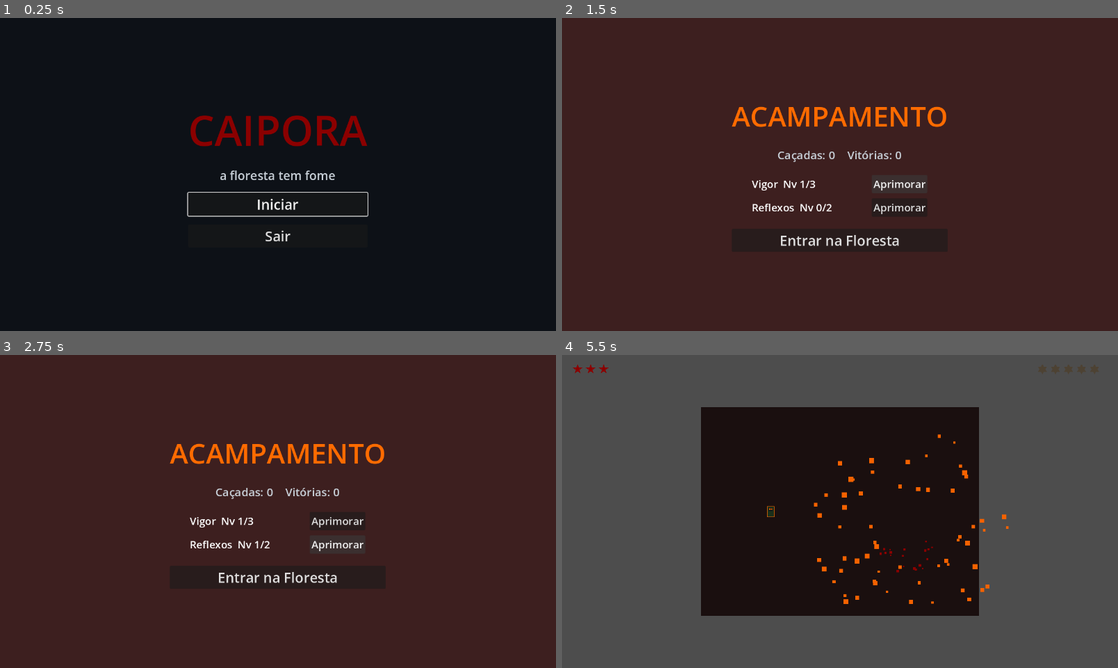
Above: before the commit, frames 1-4 (two rows, left to right).
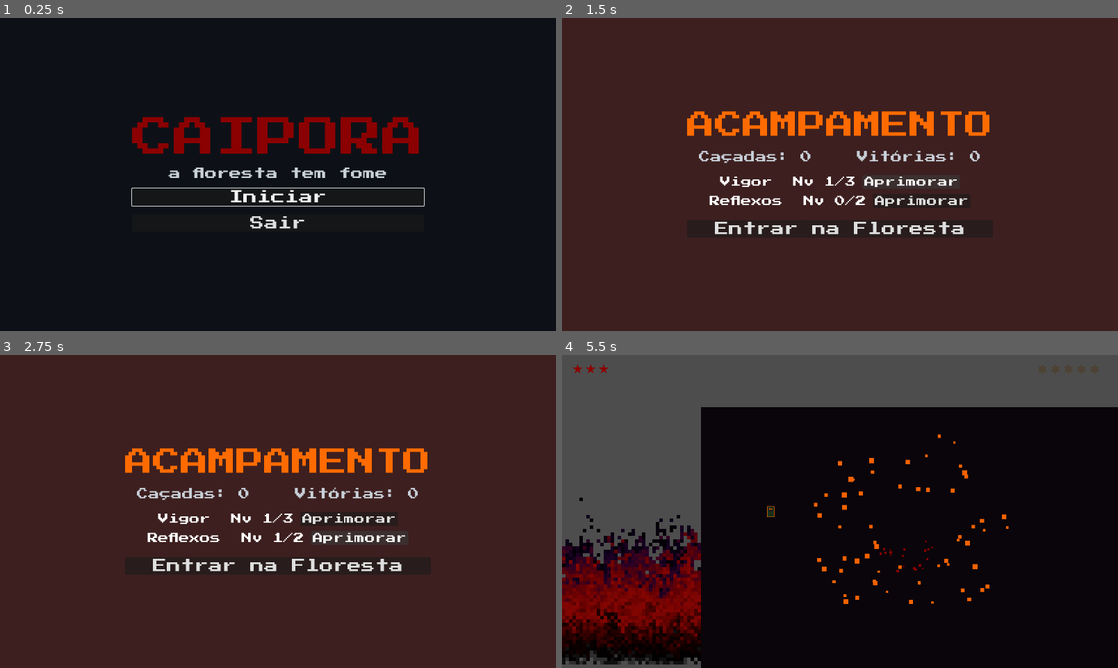
Above: after the commit, the same moments.

Repository: baltazarparra/darkgrid
Game: Godot game, scene res://scenes/ui/main_menu.tscn
Same seed, same stepped clock (60 frames per second), same inputs: the game is played once before the commit and once after it.
Inputs (mouse positions are in pixels of both pictures, inside the frame that each line leads up to):
- Up to frame 1 (0.25 s): no input
- Up to frame 2 (1.5 s): click "Iniciar" at 0.5 s; click "Aprimorar" at 1.25 s
- Up to frame 3 (2.75 s): click "Aprimorar" at 2 s
- Up to frame 4 (5.5 s): click "Entrar na Floresta" at 2.75 s; tap Enter (ui_accept) at 3.5, 3.77 s; move the mouse to (962, 495) at 3.52 s; hold Right (ui_right) 3.53-4.25 s; hold Shift 3.53-4.25 s; click (962, 495) at 3.67 s; drag from (728, 527) to (812, 574) at 4.27 s; move the mouse to (895, 442) at 5.02 s; hold Right (ui_right) from 5.03 s (still down); tap Ctrl at 5.1 s

The runs differ from the first frame. In frame 1, 5.0% of the frame differs, in the area x 23-77%, y 31-72%; in frame 2, 5.7%; in frame 3, 5.7%; in frame 4, 39%, in the area x 0-100%, y 16-100%.

Commit message:
feat(visual): fogo doom dark + fonte Press Start 2P (8-bit)
- DoomFire (CanvasLayer, layer=-10): simulação doom-fire 160x90 com paleta
  dark purple→crimson→vermelho sangue→preto, escala 8x para 1280x720
- Fundo arena: preto-roxo escuro full-viewport (1280x720)
- Press Start 2P TTF: fonte pixel 8-bit como tema padrão do projeto
  (aplicada globalmente via project.godot gui/theme/custom)
- Tamanho padrão: 8px

Co-Authored-By: Claude Sonnet 4.6 <noreply@anthropic.com>

Diff:
--- /dev/null
+++ b/assets/fonts/theme.tres
@@ -0,0 +1,7 @@
+[gd_resource type="Theme" load_steps=2 format=3 uid="uid://rfhfxkbr1uq1n"]
+
+[ext_resource type="FontFile" uid="uid://dm4pk1kopq2kt" path="res://assets/fonts/PressStart2P.ttf" id="1_font"]
+
+[resource]
+default_font = ExtResource("1_font")
+default_font_size = 8
--- a/project.godot
+++ b/project.godot
@@ -31,6 +31,10 @@
 window/size/viewport_width=1280
 window/size/viewport_height=720
 
+[gui]
+
+theme/custom="res://assets/fonts/theme.tres"
+
 [rendering]
 
 renderer/rendering_method="gl_compatibility"
--- a/scenes/arena/arena.tscn
+++ b/scenes/arena/arena.tscn
@@ -1,5 +1,6 @@
-[gd_scene load_steps=15 format=3 uid="uid://arena_main"]
+[gd_scene load_steps=16 format=3 uid="uid://arena_main"]
 
+[ext_resource type="Script" path="res://scripts/ui/doom_fire.gd" id="15_fire"]
 [ext_resource type="Script" path="res://scripts/arena/arena_manager.gd" id="1_manager"]
 [ext_resource type="PackedScene" path="res://scenes/ui/hud.tscn" id="14_hud"]
 [ext_resource type="PackedScene" path="res://scenes/arena/caipora_combat.tscn" id="2_caipora"]
@@ -20,10 +21,13 @@
 caipora_combat_scene = ExtResource("2_caipora")
 enemy_scene = ExtResource("3_criatura")
 
+[node name="DoomFire" type="CanvasLayer" parent="."]
+script = ExtResource("15_fire")
+
 [node name="Background" type="ColorRect" parent="."]
-offset_right = 640.0
-offset_bottom = 480.0
-color = Color(0.102, 0.059, 0.059, 1)
+offset_right = 1280.0
+offset_bottom = 720.0
+color = Color(0.04, 0.02, 0.04, 1)
 
 [node name="Camera2D" type="Camera2D" parent="."]
 position = Vector2(320, 240)
--- /dev/null
+++ b/scripts/ui/doom_fire.gd
@@ -0,0 +1,97 @@
+class_name DoomFire
+extends CanvasLayer
+
+# ─── Constants ─────────────────────────────────────
+const COLS: int = 160
+const ROWS: int = 90
+const SCALE: int = 8
+
+# Dark doom fire: preto transparente → roxo escuro → carmesim → vermelho sangue
+const PALETTE: Array[Color] = [
+	Color(0.00, 0.00, 0.00, 0.00),
+	Color(0.01, 0.00, 0.02, 1.00),
+	Color(0.03, 0.00, 0.05, 1.00),
+	Color(0.05, 0.00, 0.09, 1.00),
+	Color(0.08, 0.00, 0.12, 1.00),
+	Color(0.11, 0.00, 0.14, 1.00),
+	Color(0.15, 0.00, 0.14, 1.00),
+	Color(0.19, 0.00, 0.13, 1.00),
+	Color(0.23, 0.00, 0.11, 1.00),
+	Color(0.27, 0.00, 0.08, 1.00),
+	Color(0.31, 0.00, 0.06, 1.00),
+	Color(0.35, 0.00, 0.04, 1.00),
+	Color(0.38, 0.00, 0.02, 1.00),
+	Color(0.41, 0.00, 0.01, 1.00),
+	Color(0.43, 0.01, 0.01, 1.00),
+	Color(0.45, 0.01, 0.01, 1.00),
+	Color(0.47, 0.01, 0.01, 1.00),
+	Color(0.49, 0.02, 0.01, 1.00),
+	Color(0.51, 0.02, 0.01, 1.00),
+	Color(0.52, 0.02, 0.01, 1.00),
+	Color(0.50, 0.02, 0.01, 1.00),
+	Color(0.46, 0.02, 0.01, 1.00),
+	Color(0.41, 0.01, 0.00, 1.00),
+	Color(0.36, 0.01, 0.00, 1.00),
+	Color(0.31, 0.01, 0.00, 1.00),
+	Color(0.26, 0.00, 0.00, 1.00),
+	Color(0.21, 0.00, 0.00, 1.00),
+	Color(0.17, 0.00, 0.00, 1.00),
+	Color(0.13, 0.00, 0.00, 1.00),
+	Color(0.09, 0.00, 0.00, 1.00),
+	Color(0.06, 0.00, 0.00, 1.00),
+	Color(0.04, 0.00, 0.00, 1.00),
+	Color(0.02, 0.00, 0.00, 1.00),
+	Color(0.01, 0.00, 0.00, 1.00),
+	Color(0.00, 0.00, 0.00, 0.80),
+	Color(0.00, 0.00, 0.00, 0.40),
+	Color(0.00, 0.00, 0.00, 0.00),
+]
+
+# ─── State ─────────────────────────────────────────
+var _grid: PackedInt32Array
+var _image: Image
+var _texture: ImageTexture
+var _sprite: Sprite2D
+
+# ─── Lifecycle ─────────────────────────────────────
+func _ready() -> void:
+	layer = -10
+
+	_grid = PackedInt32Array()
+	_grid.resize(COLS * ROWS)
+	for col in COLS:
+		_grid[(ROWS - 1) * COLS + col] = 36
+
+	_image = Image.create(COLS, ROWS, false, Image.FORMAT_RGBA8)
+	_texture = ImageTexture.create_from_image(_image)
+
+	_sprite = Sprite2D.new()
+	_sprite.texture = _texture
+	_sprite.texture_filter = CanvasItem.TEXTURE_FILTER_NEAREST
+	_sprite.position = Vector2(COLS * SCALE / 2.0, ROWS * SCALE / 2.0)
+	_sprite.scale = Vector2(SCALE, SCALE)
+	add_child(_sprite)
+
+func _process(_delta: float) -> void:
+	_update_fire()
+	_blit_image()
+
+# ─── Private helpers ───────────────────────────────
+func _update_fire() -> void:
+	for row in range(ROWS - 1):
+		for col in COLS:
+			var src: int = (row + 1) * COLS + col
+			var val: int = _grid[src]
+			if val == 0:
+				_grid[row * COLS + col] = 0
+				continue
+			var drift: int = (randi() & 1)
+			var target: int = clampi(col - drift + (randi() & 1), 0, COLS - 1)
+			var decay: int = randi() % 3
+			_grid[row * COLS + target] = maxi(0, val - decay)
+
+func _blit_image() -> void:
+	for row in ROWS:
+		for col in COLS:
+			_image.set_pixel(col, row, PALETTE[_grid[row * COLS + col]])
+	_texture.update(_image)
Binary file added: assets/fonts/PressStart2P.ttf
Not shown, added: assets/fonts/PressStart2P.ttf.uid
Not shown, added: scripts/ui/doom_fire.gd.uid
